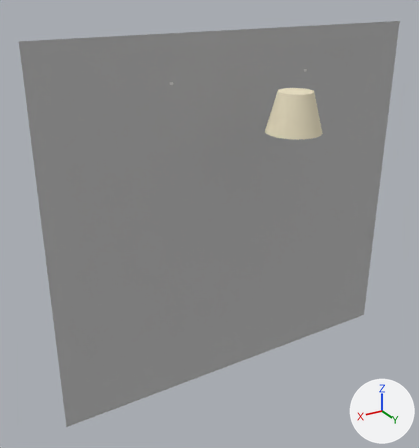
The glTF model production/assets/cloud-week/house-windows/hw_RC2.glb, before and after one commit.
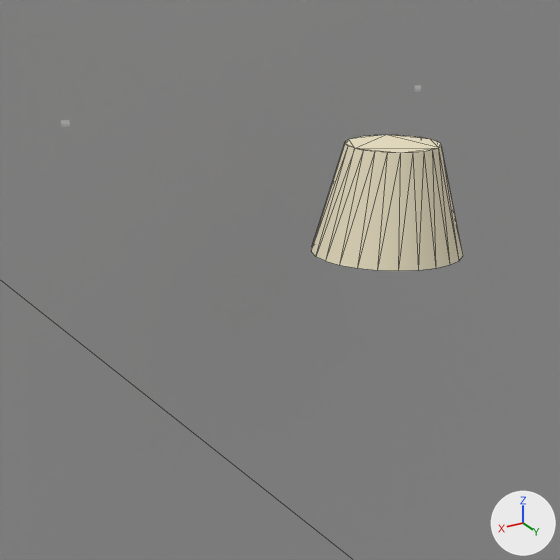
There are two pictures of each version: one whole from a 50 mm lens placed at (2.17, 3.47, 2.39), pointed at (0.29, 0.34, 0.83), one close up on the part from 35% to 86% of the width and 8% to 56% of the height. Every picture has the same lights, and +X, +Y and +Z are marked at lower right. The older version's two pictures come first. The close-ups show mesh edges as thin lines. Where no turn or scale is listed for an object, it has been applied to the vertices.

Names of what the first close-up shows: 'pendant__shade', 'room__card' and 2 more.
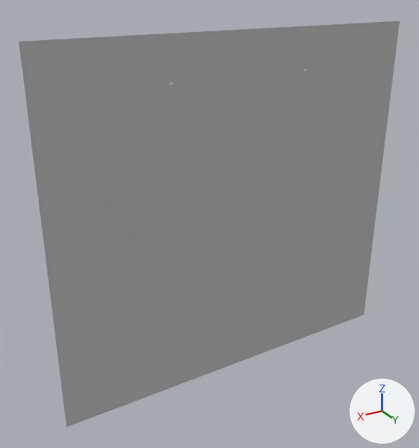
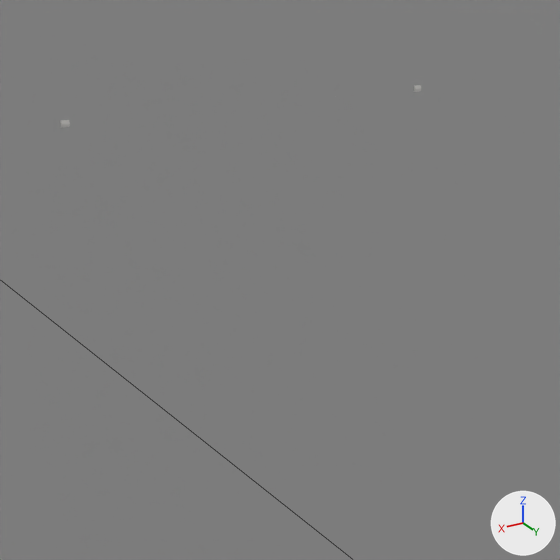
Edits to the bpy script that builds the scene:
```text
Remove ob_pendant__shade:
    ob_pendant__shade = bpy.data.objects.new('pendant__shade', me_pendant__shade)
    ob_pendant__shade.location = (0.0, 0.0, 0.0)
```

What differs and where, as boxes [x1, y1, x2, y2] in the close-ups (560 x 560 px):
'pendant__shade', deleted (beige): before [311, 135, 463, 271]
